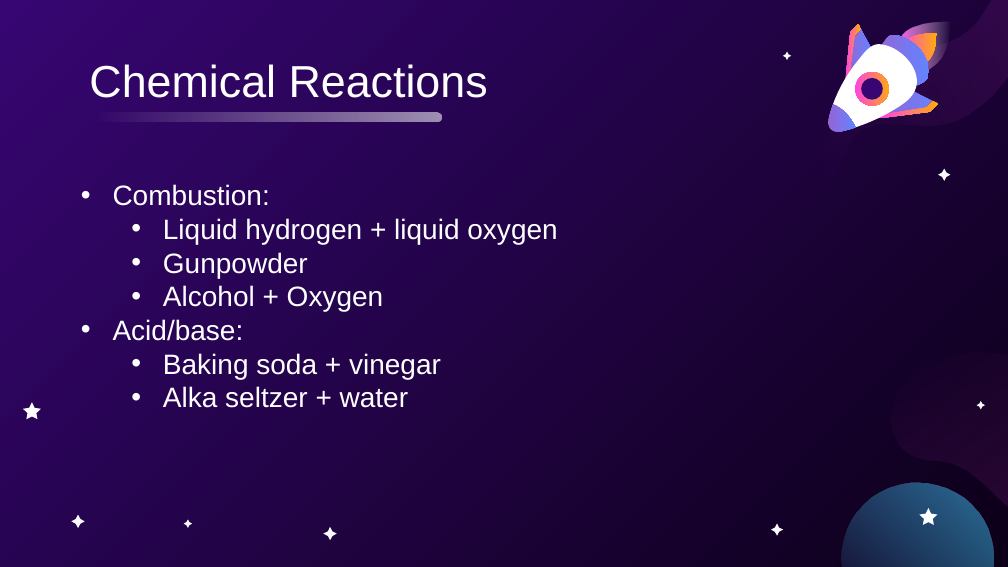
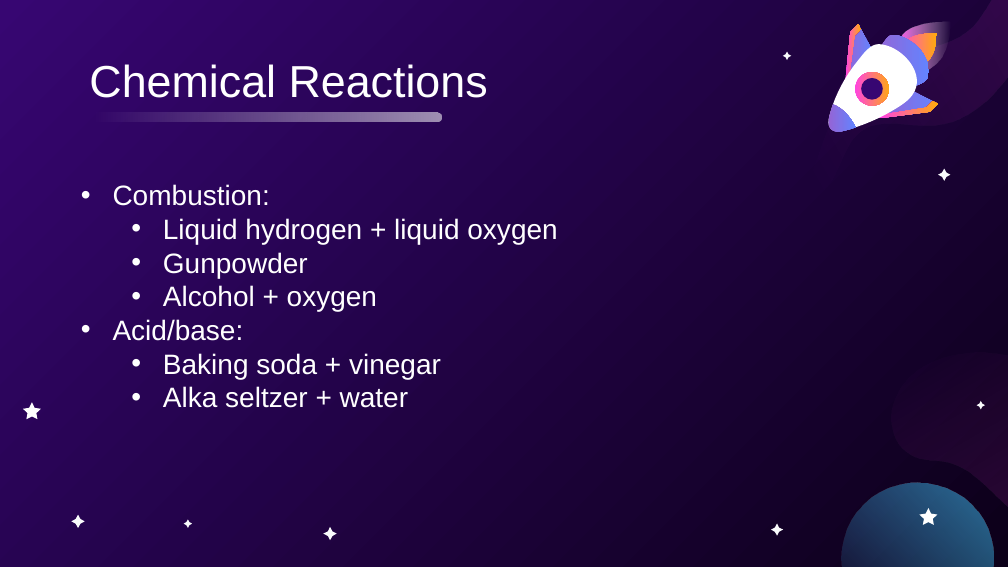
Before and after one commit to usedgenes/Rocketry-Curriculum, a slide deck: slide 8 of Beginner/Day 3/Rocket Motors.pptx. Drawn at 1008x567 pixels with LibreOffice and Linux fonts; fonts in the diff are those of the drawing. Boxes give left, top, right and bottom in pixels: in the first picture for what was removed or moved away, otherwise in the second. Text is boxed around its words. In the diff, an @@ line names an element or a change of style, - is before the commit and + after.

```diff
--- a/Beginner/Day 3/Rocket Motors.pptx
+++ b/Beginner/Day 3/Rocket Motors.pptx
@@ subtitle at <box>163,285,377,311</box>: text changed @@
-  • Alcohol + Oxygen
+  • Alcohol + oxygen
```
Also in this commit, not shown: 2 other files.
